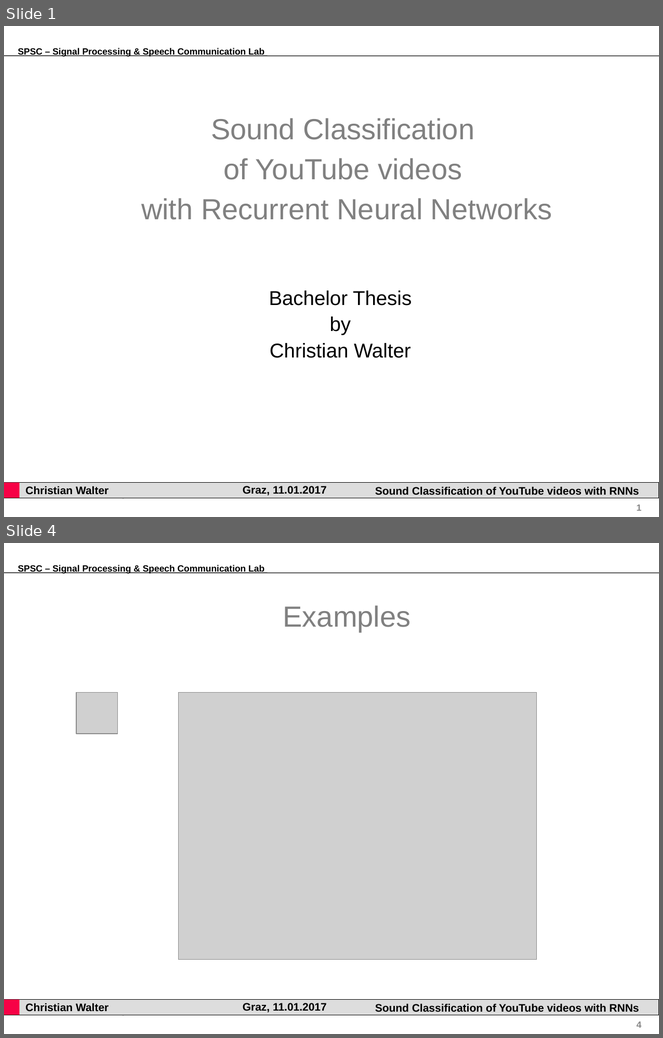
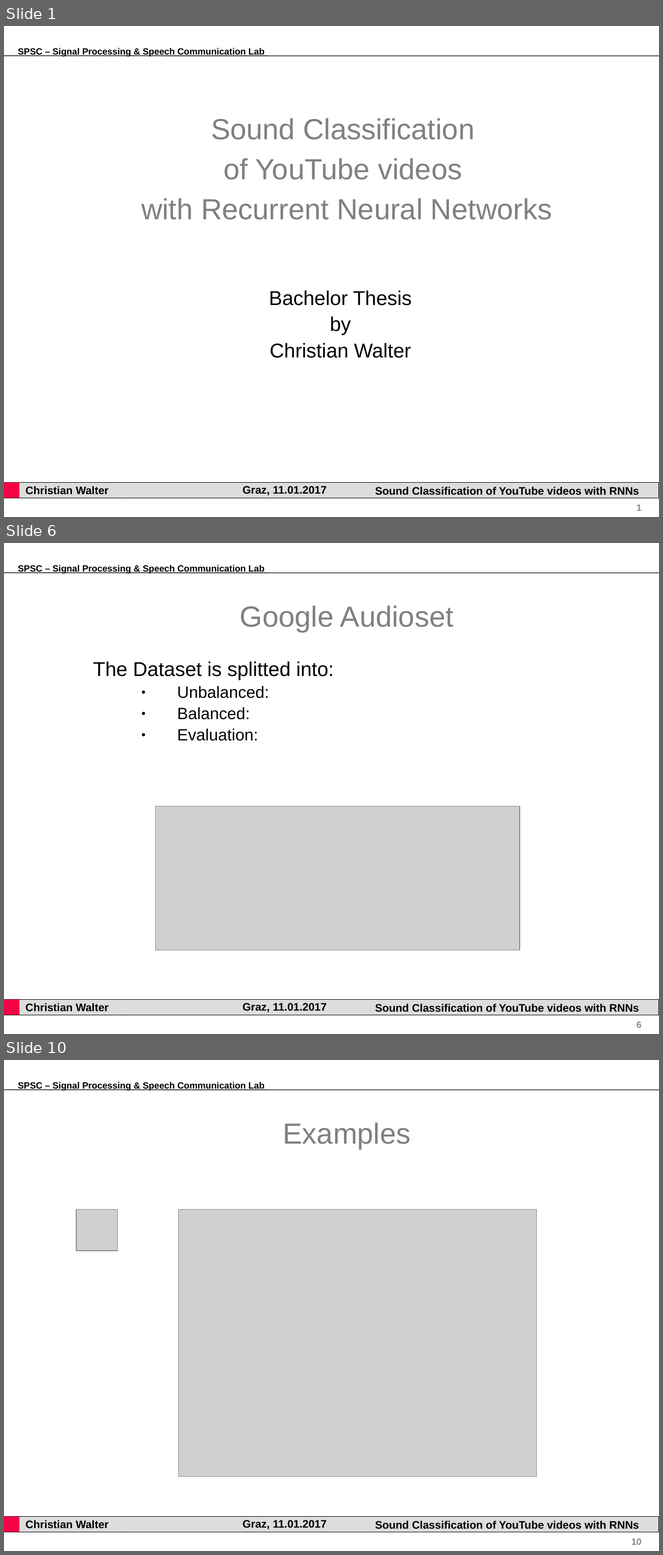
Before and after one commit to gartenschlaefer/present, a slide deck: bachelor_thesis/bachelor_thesis.ppt. Shown one above the other, each under a label of ours: slides 1 and 4 before the commit, slides 1, 6 and 10 after it; the slides between them are not shown. The pictures are 663x1038 and 663x1555 pixels, drawn with LibreOffice and Linux fonts; fonts in the diff are those of the drawing; grey boxes stand for pictures; background and template pictures are left out. Boxes give left, top, right and bottom in pixels: in the first picture for what was removed or moved away, otherwise in the second. Text is boxed around its words. In the diff, an @@ line names an element or a change of style, - is before the commit and + after.

```diff
--- a/bachelor_thesis/bachelor_thesis.ppt
+++ b/bachelor_thesis/bachelor_thesis.ppt
@@ slide 6 added at [4, 543, 659, 1034], background #FFFFFF; not listed: 8 template elements that a slide beside it also shows @@
@@ title added at [240, 605, 454, 632], 32 pt, text #808080 @@
+Google Audioset
@@ text added at [93, 662, 334, 741], 18 pt, text #000000 @@
+The Dataset is splitted into:
+  ● Unbalanced:
+  ● Balanced:
+  ● Evaluation:
@@ picture added at [155, 807, 520, 951] @@
@@ what was slide 4 is now slide 10 @@
@@ page number at [632, 1539, 642, 1545]: text changed @@
-4
+10
```
Also in this commit, not shown: 1 slide changed, 6 other slides added, 1 slide removed, 8 other files.
